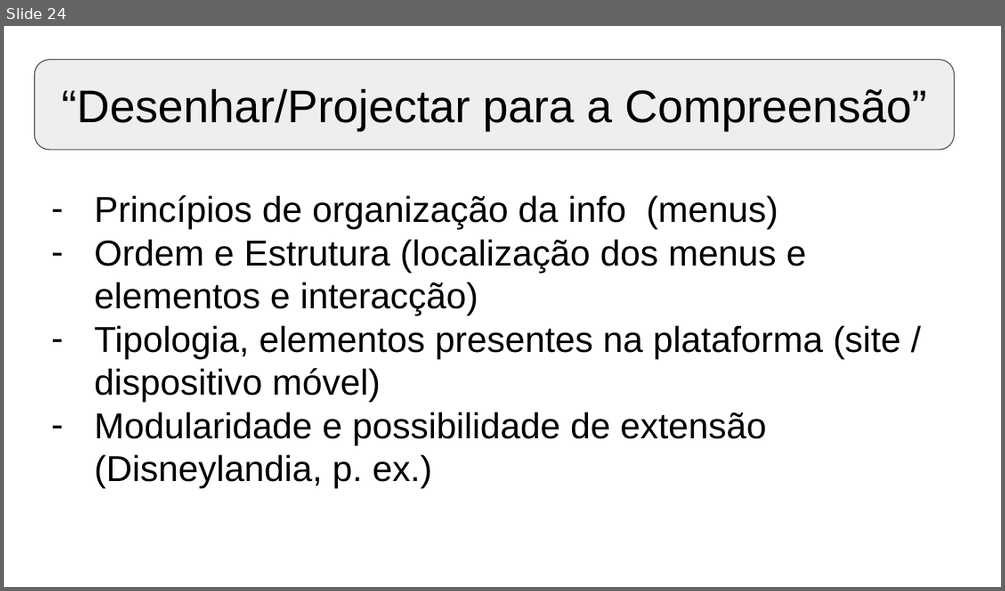
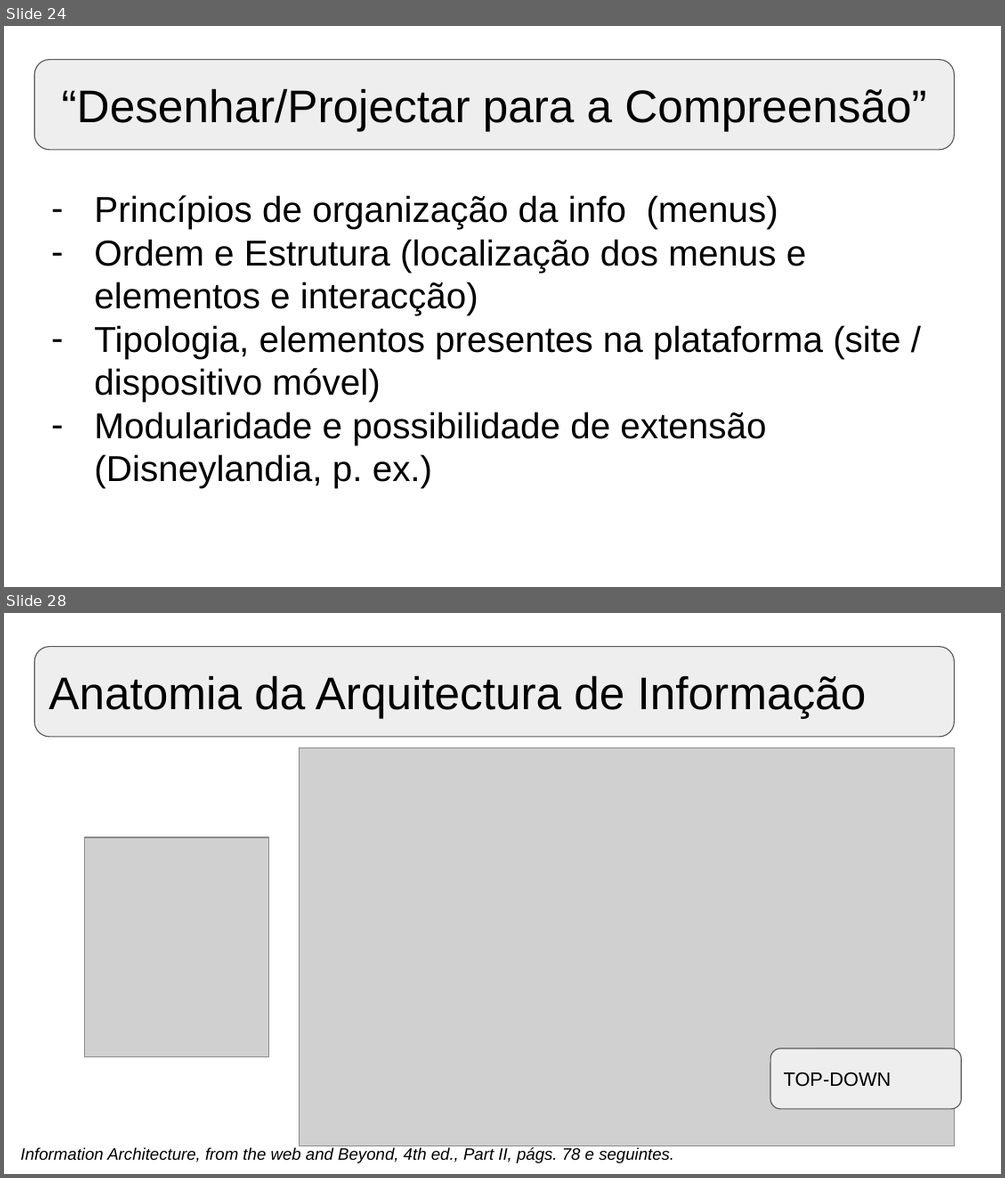
Before and after one commit to pedroccpimenta/aiwm, a slide deck: AIWM.pptx. Shown one above the other, each under a label of ours: slide 24 before the commit, slides 24 and 28 after it; the slides between them are not shown. The pictures are 1005x591 and 1005x1178 pixels, drawn with LibreOffice and Linux fonts; fonts in the diff are those of the drawing; grey boxes stand for pictures. Boxes give left, top, right and bottom in pixels: in the first picture for what was removed or moved away, otherwise in the second. Text is boxed around its words. In the diff, an @@ line names an element or a change of style, - is before the commit and + after.

```diff
--- a/AIWM.pptx
+++ b/AIWM.pptx
@@ slide 28 added at [4, 613, 1001, 1174], background #FFFFFF @@
@@ rounded rectangle added at [35, 647, 954, 737], fill #EEEEEE, outline #595959 0.75 pt, 33 pt, text #000000 @@
+Anatomia da Arquitectura de Informação
@@ picture added at [299, 747, 954, 1146] @@
@@ picture added at [85, 837, 269, 1056] @@
@@ rounded rectangle added at [770, 1048, 961, 1110], fill #EEEEEE, outline #595959 0.75 pt, 14 pt, text #000000 @@
+TOP-DOWN
@@ text added at [21, 1147, 674, 1163], 12 pt, text #000000, italic @@
+Information Architecture, from the web and Beyond, 4th ed., Part II, págs. 78 e seguintes.
```
Also in this commit, not shown: 1 slide changed, 19 other slides added, 1 slide removed, 1 other file.
